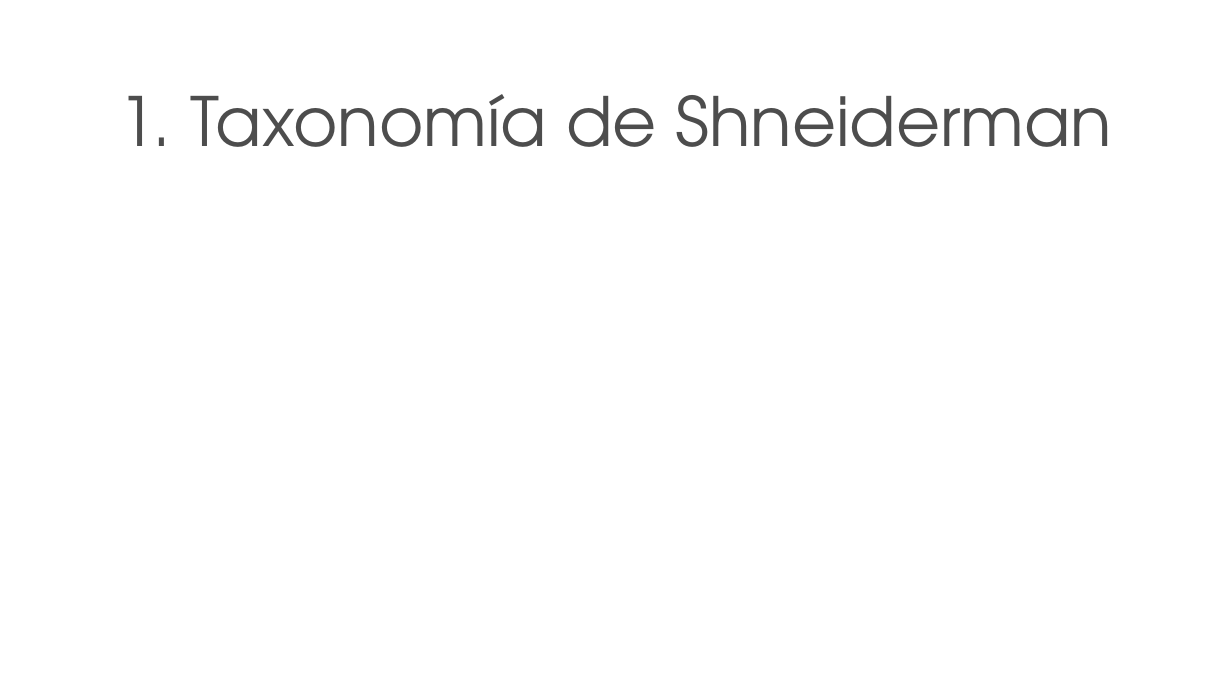
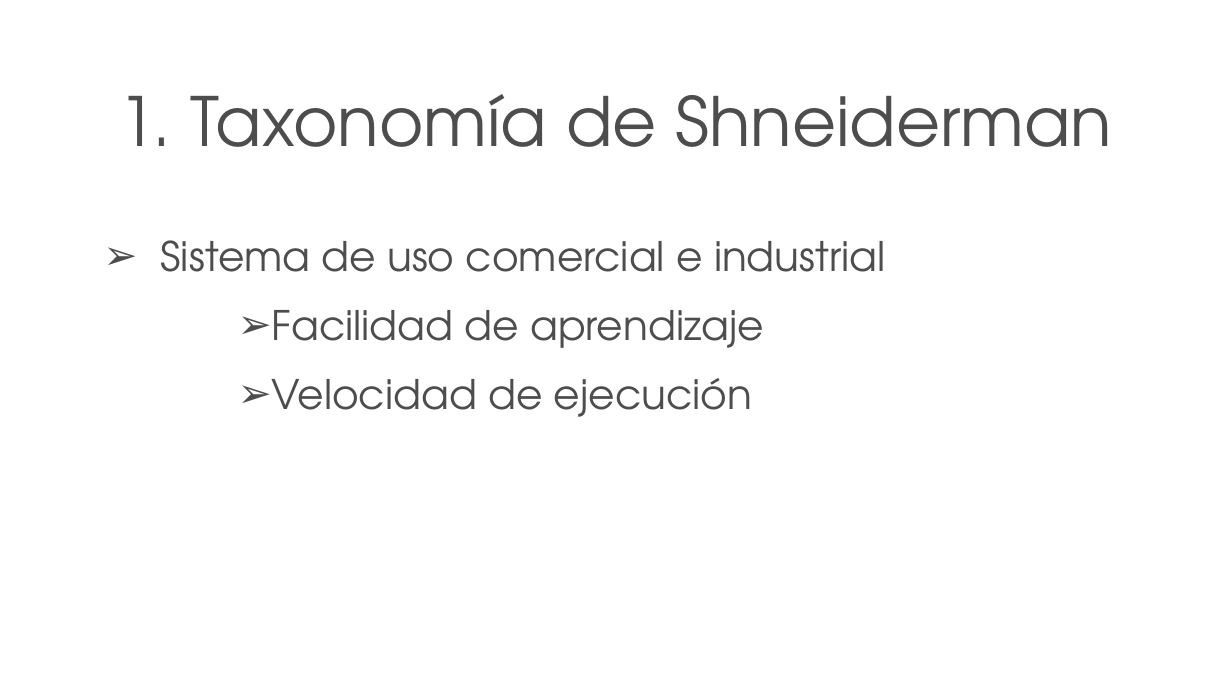
Before and after one commit to Dmon4516/IPC-Practices, a slide deck: slide 11 of Practica8/presentacion/Proyecto Práctica 8.ppt (slide 13 before the commit). Drawn at 1232x693 pixels with LibreOffice and Linux fonts; fonts in the diff are those of the drawing; background and template pictures are left out. Boxes give left, top, right and bottom in pixels: in the first picture for what was removed or moved away, otherwise in the second. Text is boxed around its words. In the diff, an @@ line names an element or a change of style, - is before the commit and + after.

```diff
--- a/Practica8/presentacion/Proyecto Práctica 8.ppt
+++ b/Practica8/presentacion/Proyecto Práctica 8.ppt
@@ text added at (161, 240, 886, 417), 30 pt, text #4D4D4D @@
+➢ Sistema de uso comercial e industrial
+  ➢ Facilidad de aprendizaje
+  ➢ Velocidad de ejecución
```
Also in this commit, not shown: 5 other slides changed, 2 slides removed, 3 other files.
